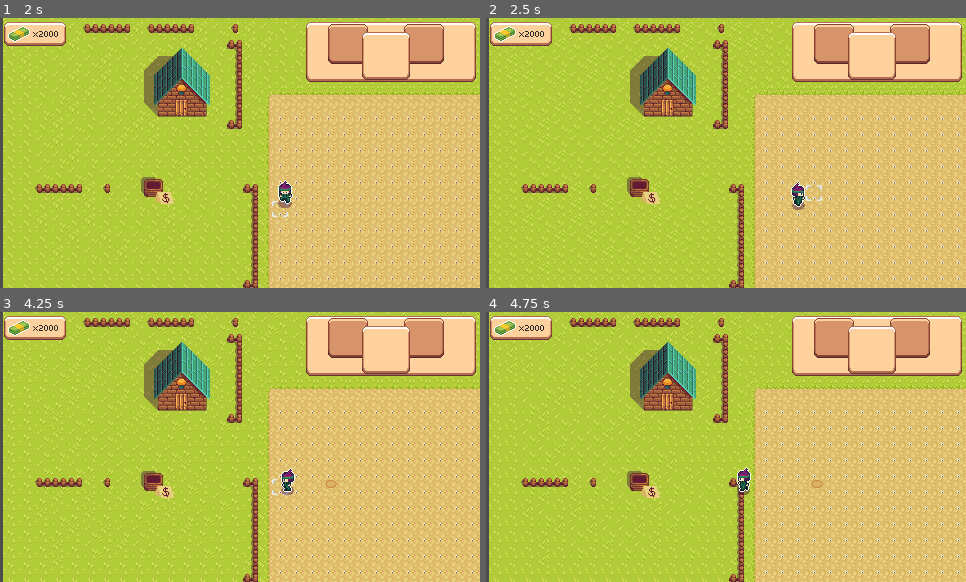
Above: before the commit, frames 1-4 (two rows, left to right).
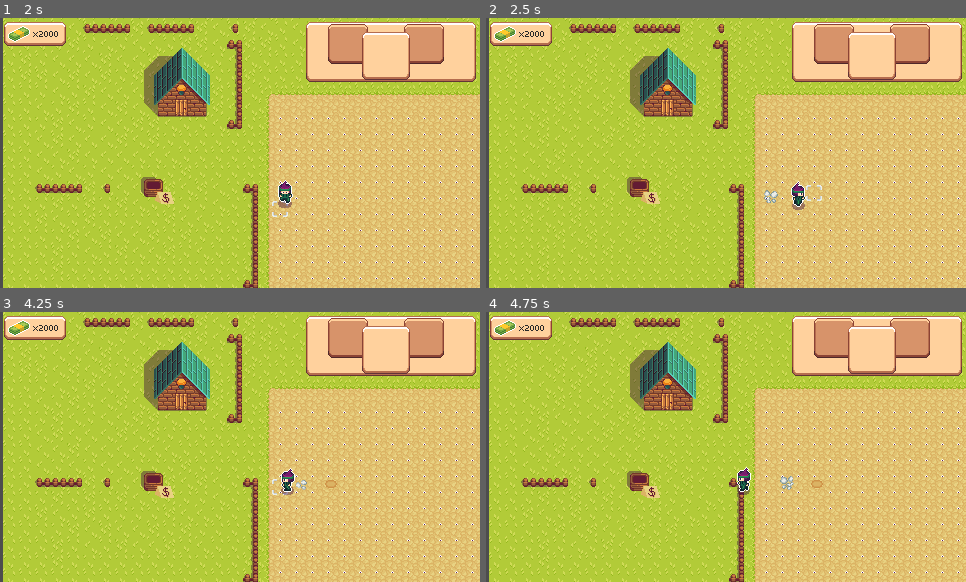
Above: after the commit, the same moments.

Repository: Jukaio/GGJ2024
Game: Godot game, scene res://scenes/entry_point.tscn
Two runs of this game, one before a commit and one after it. Both use one fixed random seed, a clock stepped at 60 frames per second and the inputs below.
Inputs:
- Up to frame 1 (2 s): tap Enter at 0.5 s; hold D (right) 0.53-1.28 s; tap Space (interact) at 0.6 s; hold S (down) from 1.28 s (still down); tap E (inv_next) at 1.35 s
- Up to frame 2 (2.5 s): release S (down) at 2.03 s; hold D (right) from 2.03 s (still down); tap Q (inv_prev) at 2.1 s
- Up to frame 3 (4.25 s): release D (right) at 2.78 s; hold W (up) 2.78-3.53 s; tap Space (interact) at 2.85 s; hold A (left) from 3.53 s (still down); tap E (inv_next) at 3.6 s
- Up to frame 4 (4.75 s): keep holding A (left); tap Q (inv_prev) at 4.35 s

Frame 1 is identical in both runs. In frame 2, less than 0.1% of the frame differs, in the area x 57-61%, y 63-69%; in frame 3, less than 0.1%; in frame 4, less than 0.1%, in the area x 61-65%, y 60-66%.

Commit message:
smoke trail

Diff:
--- /dev/null
+++ b/prefabs/smoke_effect.tscn
@@ -0,0 +1,10 @@
+[gd_scene load_steps=3 format=3 uid="uid://bfi7bw6fxgiia"]
+
+[ext_resource type="Texture2D" uid="uid://c53svcq73wyi7" path="res://sprites/smoke.png" id="1_yxbg8"]
+[ext_resource type="Script" path="res://scripts/sprite_animation.gd" id="2_m62xo"]
+
+[node name="SmokeEffect" type="Sprite2D"]
+position = Vector2(2.08165e-12, 2.08165e-12)
+texture = ExtResource("1_yxbg8")
+hframes = 6
+script = ExtResource("2_m62xo")
--- a/scenes/entry_point.tscn
+++ b/scenes/entry_point.tscn
@@ -1,6 +1,7 @@
-[gd_scene load_steps=16 format=3 uid="uid://c1h6bgnucataf"]
+[gd_scene load_steps=17 format=3 uid="uid://c1h6bgnucataf"]
 
 [ext_resource type="PackedScene" uid="uid://oednu38gbmwd" path="res://prefabs/ground_tile_map.tscn" id="1_15xfq"]
+[ext_resource type="PackedScene" uid="uid://bfi7bw6fxgiia" path="res://prefabs/smoke_effect.tscn" id="2_k7imp"]
 [ext_resource type="PackedScene" uid="uid://cucwiwl6qyqsg" path="res://prefabs/PlayerCharacter.tscn" id="2_r8nl4"]
 [ext_resource type="PackedScene" uid="uid://d22g6rpmpao2e" path="res://scenes/ui_canvas_layer.tscn" id="4_gk132"]
 [ext_resource type="Script" path="res://scripts/crops_grid.gd" id="5_ggryu"]
@@ -21,7 +22,10 @@
 
 [node name="GroundTileMap" parent="." instance=ExtResource("1_15xfq")]
 
-[node name="PlayerCharacter" parent="." node_paths=PackedStringArray("fieldMap", "cropsGrid", "ui", "sales_bucket") instance=ExtResource("2_r8nl4")]
+[node name="SmokeEffect" parent="." instance=ExtResource("2_k7imp")]
+z_index = 9
+
+[node name="PlayerCharacter" parent="." node_paths=PackedStringArray("fieldMap", "cropsGrid", "ui", "sales_bucket", "SmokeEffect") instance=ExtResource("2_r8nl4")]
 z_index = 10
 texture_filter = 1
 Money = 2000
@@ -30,6 +34,7 @@
 cropsGrid = NodePath("../CropsGrid")
 ui = NodePath("../UICanvasLayer")
 sales_bucket = NodePath("../SalesBucket")
+SmokeEffect = NodePath("../SmokeEffect")
 
 [node name="MainCamera2D" type="Camera2D" parent="."]
 position = Vector2(2.08165e-12, 2.08165e-12)
--- a/scripts/player_character.gd
+++ b/scripts/player_character.gd
@@ -17,6 +17,7 @@
 @export var cropsGrid: CropsGrid
 @export var ui: UI
 @export var sales_bucket: SalesBucket
+@export var SmokeEffect : SpriteAnimation
 
 var lookDirection: Vector2 = Vector2.DOWN
 
@@ -33,6 +34,8 @@
 static var g_use_eight_way : bool = false
 static var g_use_eight_way_inited : bool = true
 static var g_always_random : bool = false
+
+var smoke_cooldown = 0.0
 
 func get_use_eight_way():
 	if g_use_eight_way_inited:
@@ -55,6 +58,8 @@
 	return g_use_eight_way
 
 func _ready():
+	SmokeEffect.visible = false
+	SmokeEffect.set_one_shot(true)
 	animator = get_node("SpriteAnimator")
 	hoeTool = get_node("HoeTool")
 	PickedUpMushroom.visible = false
@@ -79,6 +84,8 @@
 
 # Called every frame. 'delta' is the elapsed time since the previous frame.
 func _process(delta):
+
+	smoke_cooldown += delta
 
 	sales_bucket.set_money_sign_animating(PickedUpMushroom.visible)
 	ui.set_money_text(Money)
@@ -181,6 +188,12 @@
 		ShadowRight.visible = false
 
 		animator.ActivateByName("MoveLeft")
+
+	if smoke_cooldown > 2.0:
+		SmokeEffect.global_position = global_position
+		SmokeEffect.visible = true
+		SmokeEffect.Reset()
+		smoke_cooldown = 0.0
 
 
 func apply_movement(delta, dir):
--- a/scripts/sprite_animation.gd
+++ b/scripts/sprite_animation.gd
@@ -5,19 +5,33 @@
 @export var frameTime: float = 0.16
 var animationTime: float = 0.0
 
+var is_oneshot = false
+
 func total_frames():
 	return hframes * vframes
 
+func total_animation_time():
+	return total_frames() * frameTime
+
 # Called when the node enters the scene tree for the first time.
 func _ready():
-	pass # Replace with function body.
+	is_oneshot = false
 
+func set_one_shot(oneshot: bool):
+	is_oneshot = oneshot
 
 func Reset():
 	animationTime = 0.0
+	visible = true
 
 # Called every frame. 'delta' is the elapsed time since the previous frame.
 func _process(delta):
 	animationTime += delta;
+
 	var currentFrame = animationTime / frameTime;
+
+	if is_oneshot and total_animation_time() < animationTime:
+		visible = false
+		return
+
 	frame = int(currentFrame) % total_frames();
Binary file added: sprites/smoke.png
Not shown, added: sprites/smoke.png.import
